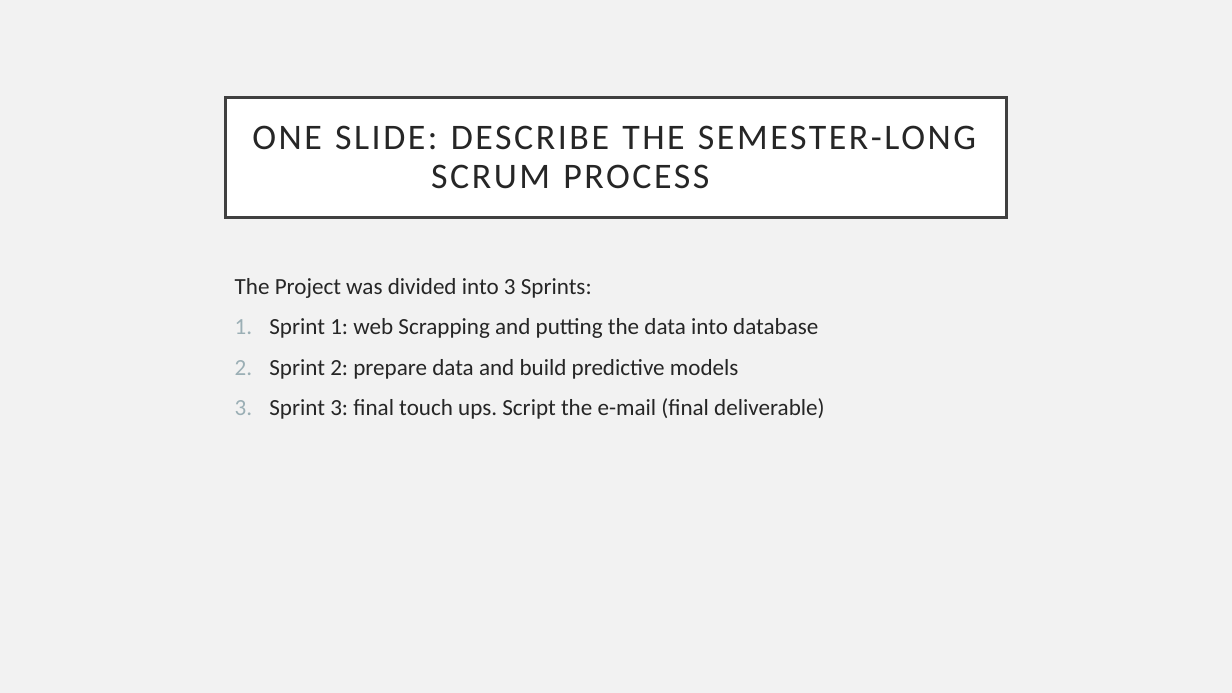
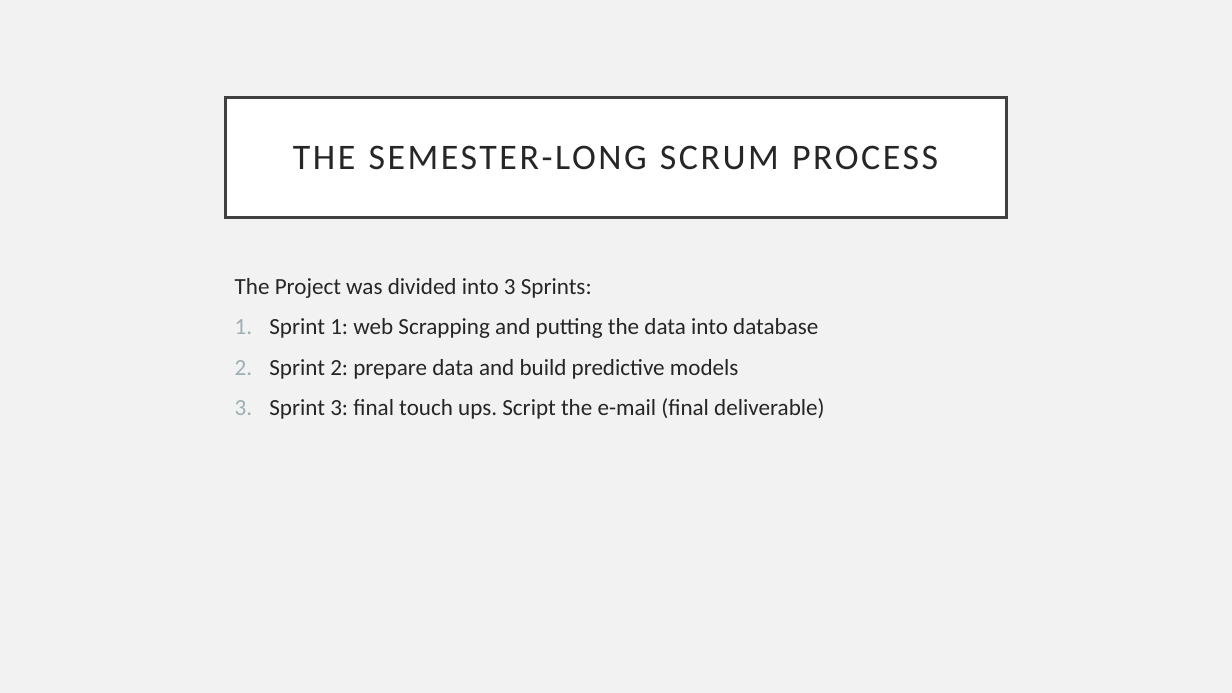
Before and after one commit to pauleanderson/capstone-spring-2018-team-7, a slide deck: slide 7 of midterm presentation/Presentation-StartingTemplate.pptx (slide 5 before the commit). Drawn at 1232x693 pixels with LibreOffice and Linux fonts; fonts in the diff are those of the drawing. Boxes give left, top, right and bottom in pixels: in the first picture for what was removed or moved away, otherwise in the second. Text is boxed around its words. In the diff, an @@ line names an element or a change of style, - is before the commit and + after.

```diff
--- a/midterm presentation/Presentation-StartingTemplate.pptx
+++ b/midterm presentation/Presentation-StartingTemplate.pptx
@@ title at box(293, 145, 938, 170): text changed @@
-ONE SLIDE: DESCRIBE THE SEMESTER-LONG SCRUM PROCESS
+THE SEMESTER-LONG SCRUM PROCESS
```
Also in this commit, not shown: 4 other slides changed, 3 slides added, 1 slide removed.
